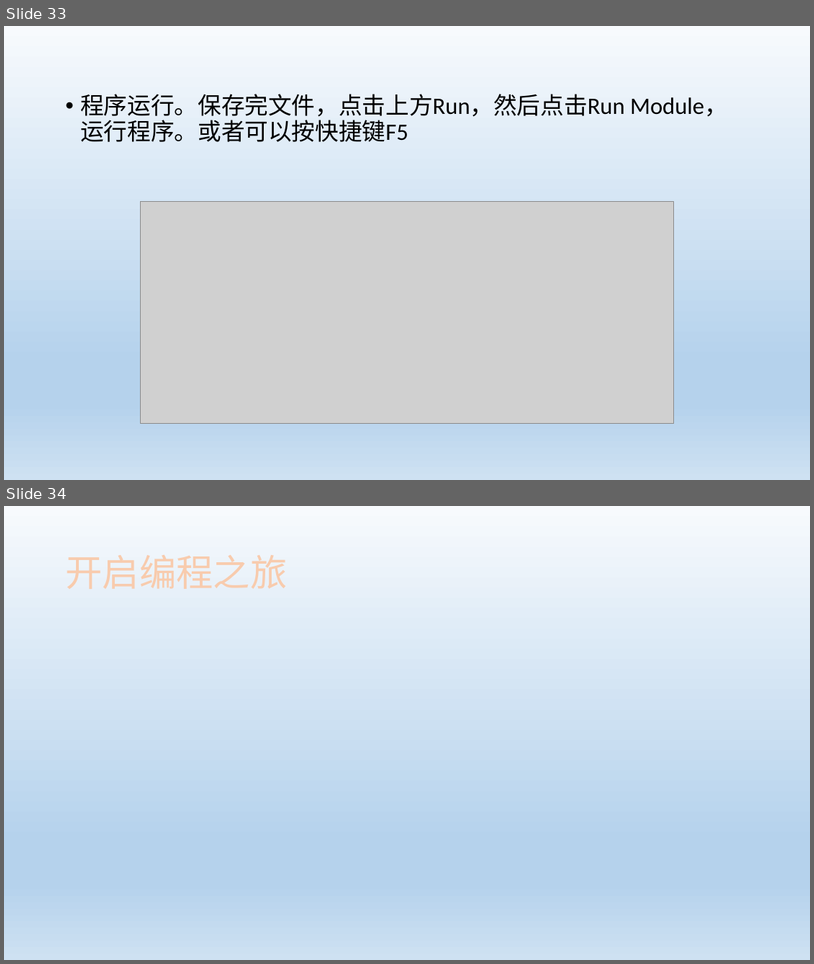
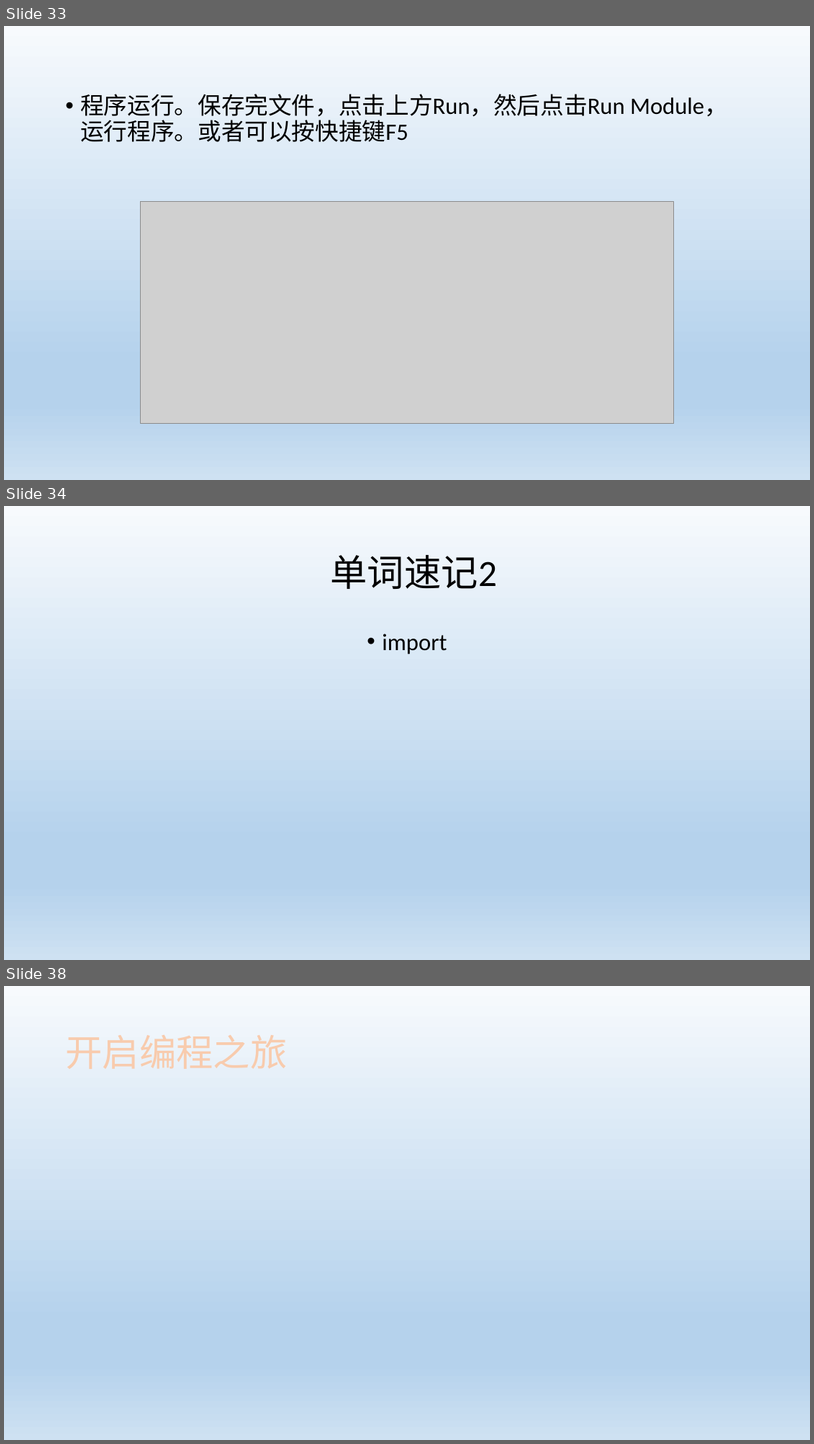
Before and after one commit to HKingdoom/learngit, a slide deck: Python01.pptx. Shown one above the other, each under a label of ours: slides 33 and 34 before the commit, slides 33, 34 and 38 after it; the slides between them are not shown. The pictures are 814x964 and 814x1444 pixels, drawn with LibreOffice and Linux fonts; fonts in the diff are those of the drawing; grey boxes stand for pictures. Boxes give left, top, right and bottom in pixels: in the first picture for what was removed or moved away, otherwise in the second. Text is boxed around its words. In the diff, an @@ line names an element or a change of style, - is before the commit and + after.

```diff
--- a/Python01.pptx
+++ b/Python01.pptx
@@ slide 34 added at [4,506,810,960], background gradient #F7FAFD to #B5D2EC to #CEE1F2 @@
@@ title added at [331,555,498,589], 44 pt, text #000000 @@
+单词速记2
@@ text added at [382,633,447,654], 28 pt, text #000000 @@
+• import
@@ what was slide 34 is now slide 38 @@
```
Also in this commit, not shown: 3 other slides added.
